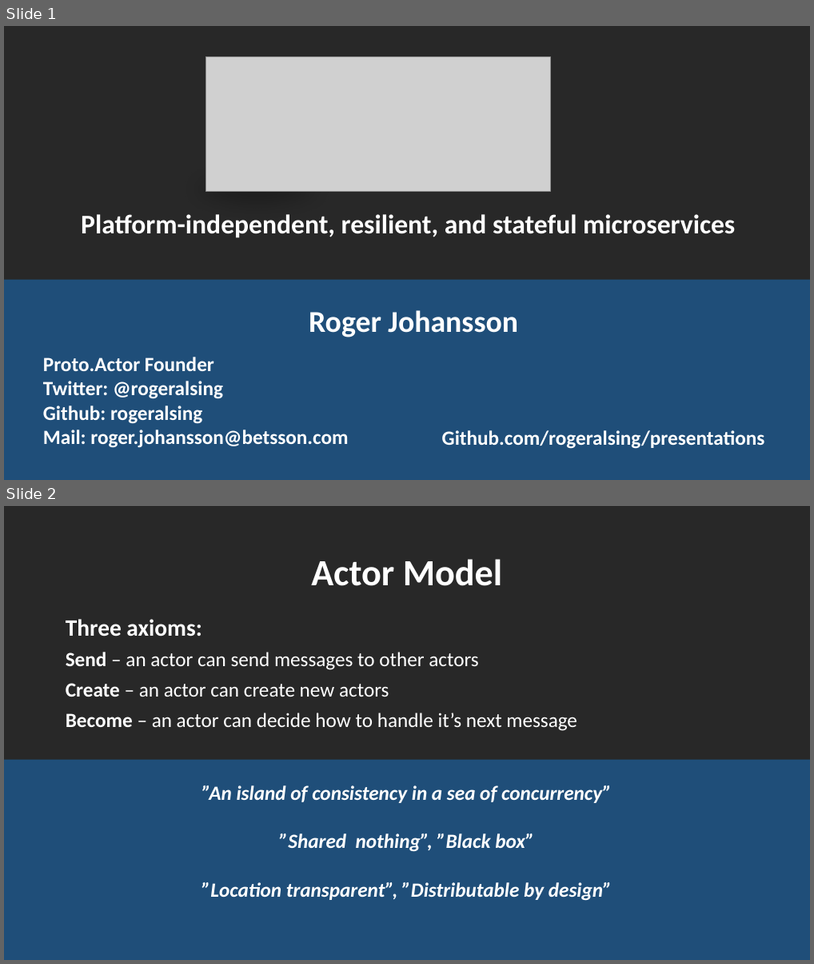
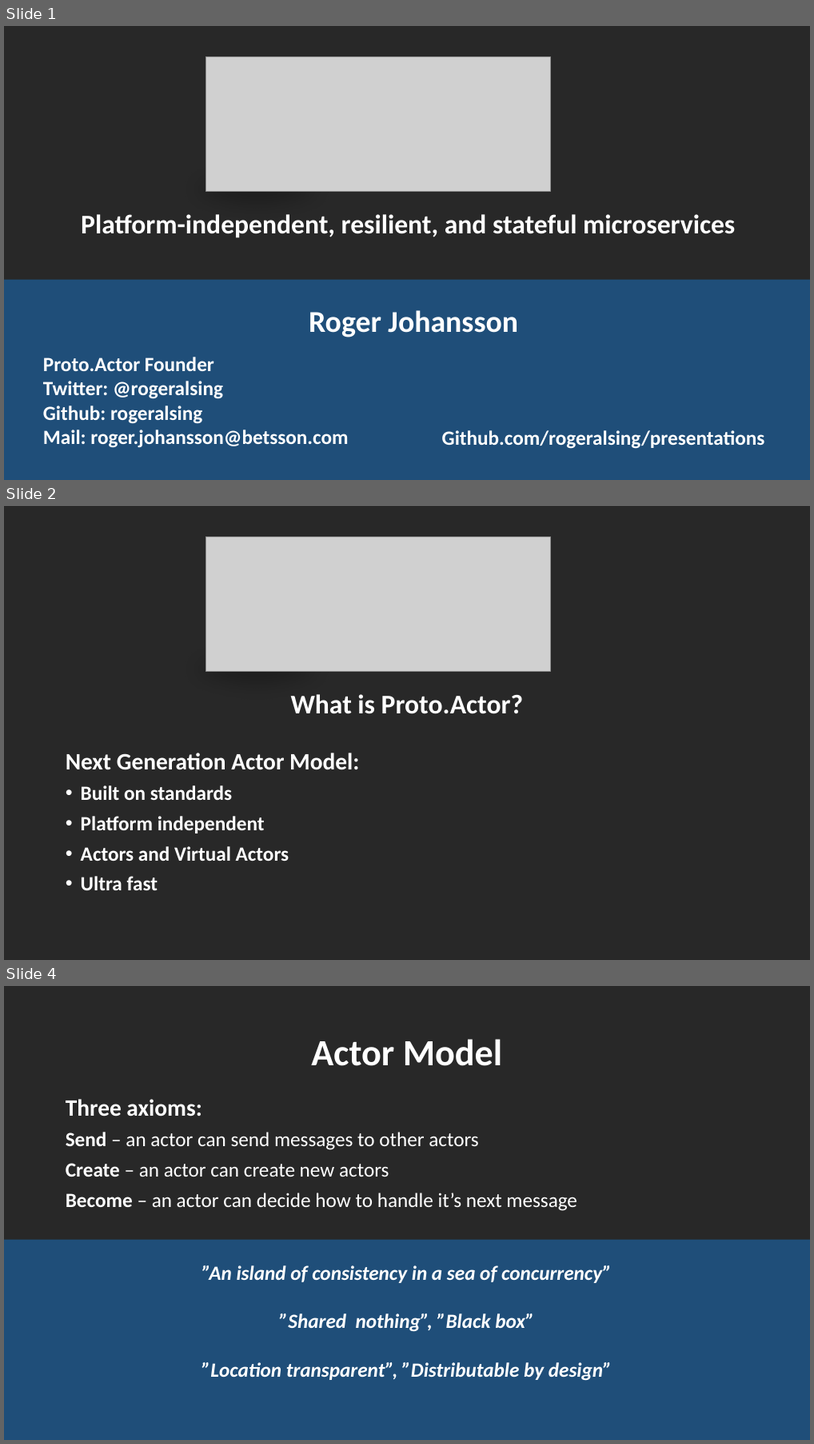
Before and after one commit to rogeralsing/Presentations, a slide deck: ProtoActor/QConSP/protoactor.pptx. Shown one above the other, each under a label of ours: slides 1 and 2 before the commit, slides 1, 2 and 4 after it; the slides between them are not shown. The pictures are 814x964 and 814x1444 pixels, drawn with LibreOffice and Linux fonts; fonts in the diff are those of the drawing; grey boxes stand for pictures. Boxes give left, top, right and bottom in pixels: in the first picture for what was removed or moved away, otherwise in the second. Text is boxed around its words. In the diff, an @@ line names an element or a change of style, - is before the commit and + after.

```diff
--- a/ProtoActor/QConSP/protoactor.pptx
+++ b/ProtoActor/QConSP/protoactor.pptx
@@ slide 2 added at bbox=[4, 506, 810, 960], background #282828 @@
@@ picture added at bbox=[206, 537, 550, 671] @@
@@ ellipse added at bbox=[155, 633, 358, 706], fill #000000 at 27% opacity @@
@@ text added at bbox=[291, 694, 523, 714], 32 pt, text #FFFFFF, bold @@
+What is Proto.Actor?
@@ text added at bbox=[66, 752, 359, 890], 24 pt, text #FFFFFF, bold @@
+Next Generation Actor Model:
+• Built on standards
+• Platform independent
+• Actors and Virtual Actors
+• Ultra fast
@@ what was slide 2 is now slide 4 @@
```
Also in this commit, not shown: 1 slide changed, 2 other slides added, 1 slide removed.
